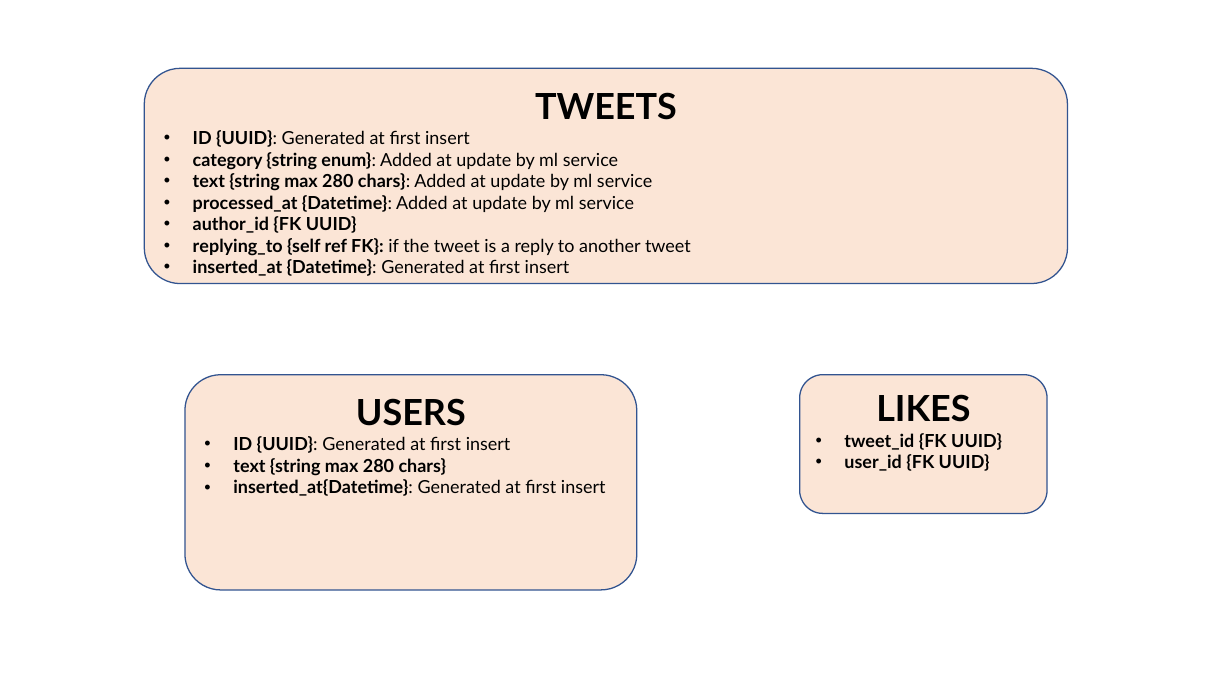
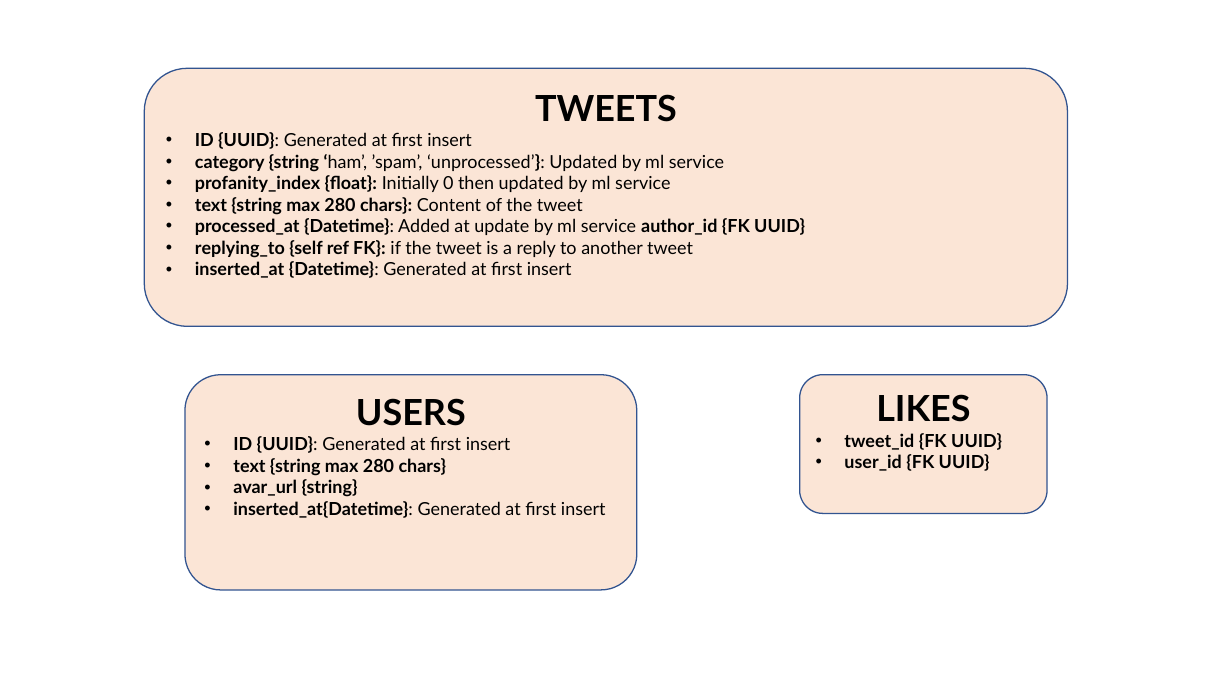
Before and after one commit to andbluedev/Twitter-Clone-ML-Moderator, a slide deck: slide 2 of docs/figures.pptx. Drawn at 1232x693 pixels with LibreOffice and Linux fonts; fonts in the diff are those of the drawing. Boxes give left, top, right and bottom in pixels: in the first picture for what was removed or moved away, otherwise in the second. Text is boxed around its words. In the diff, an @@ line names an element or a change of style, - is before the commit and + after.

```diff
--- a/docs/figures.pptx
+++ b/docs/figures.pptx
@@ rounded rectangle "TWEETS": place and size @@
-rounded rectangle "TWEETS" at bbox=[144, 68, 1067, 284]
+rounded rectangle "TWEETS" at bbox=[144, 68, 1067, 326]
@@ text in rounded rectangle at bbox=[195, 154, 805, 235]: text changed; bold off @@
-• category {string enum}: Added at update by ml service
-• text {string max 280 chars}: Added at update by ml service
-• processed_at {Datetime}: Added at update by ml service
-• author_id {FK UUID}
+• category {string ‘ham’, ’spam’, ‘unprocessed’}: Updated by ml service
+• profanity_index {float}: Initially 0 then updated by ml service
+• text {string max 280 chars}: Content of the tweet
+• processed_at {Datetime}: Added at update by ml service author_id {FK UUID}
@@ text in rounded rectangle at bbox=[233, 479, 358, 497]: paragraph added @@
+• avar_url {string}
```
Also in this commit, not shown: 1 other slide changed, 3 other files.
